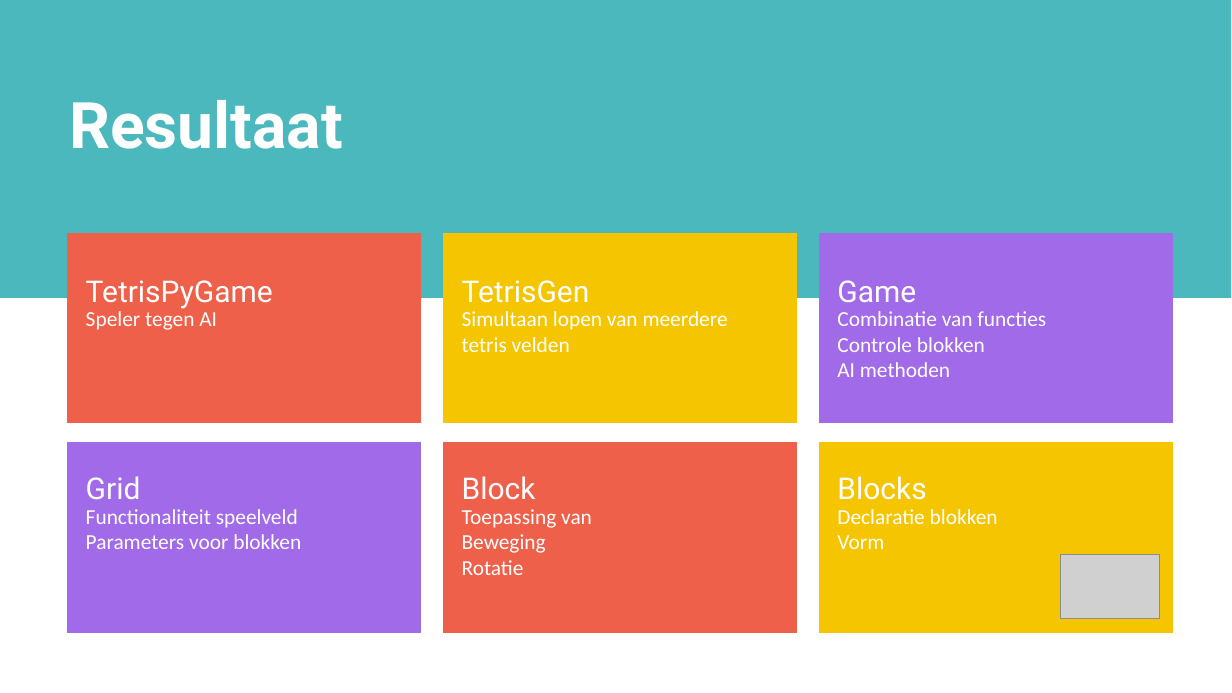
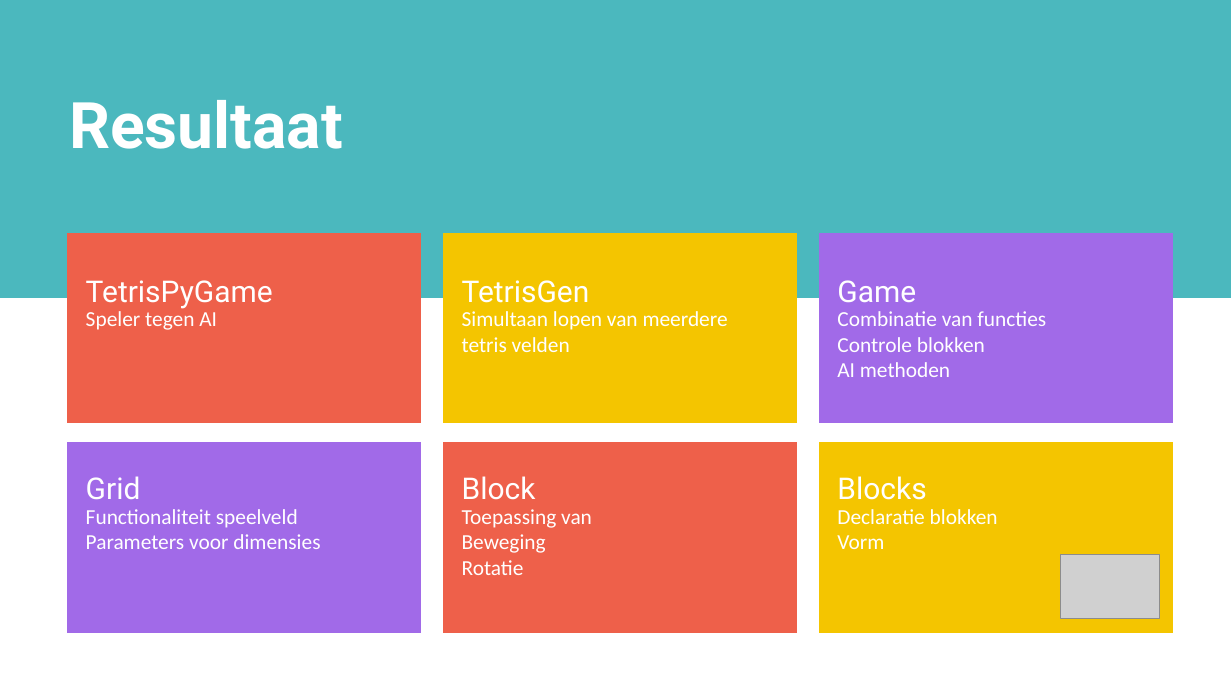
Before and after one commit to estebandesmedt/Tetris-AI, a slide deck: slide 8 of Presentatie/Tetris Presentatie.pptx (slide 9 before the commit). Drawn at 1232x693 pixels with LibreOffice and Linux fonts; fonts in the diff are those of the drawing; grey boxes stand for pictures. Boxes give left, top, right and bottom in pixels: in the first picture for what was removed or moved away, otherwise in the second. Text is boxed around its words. In the diff, an @@ line names an element or a change of style, - is before the commit and + after.

```diff
--- a/Presentatie/Tetris Presentatie.pptx
+++ b/Presentatie/Tetris Presentatie.pptx
@@ text at [86,534,320,549]: text changed @@
-Parameters voor blokken
+Parameters voor dimensies
```
Also in this commit, not shown: 4 other slides changed, 1 slide added, 2 slides removed, 3 other files.
